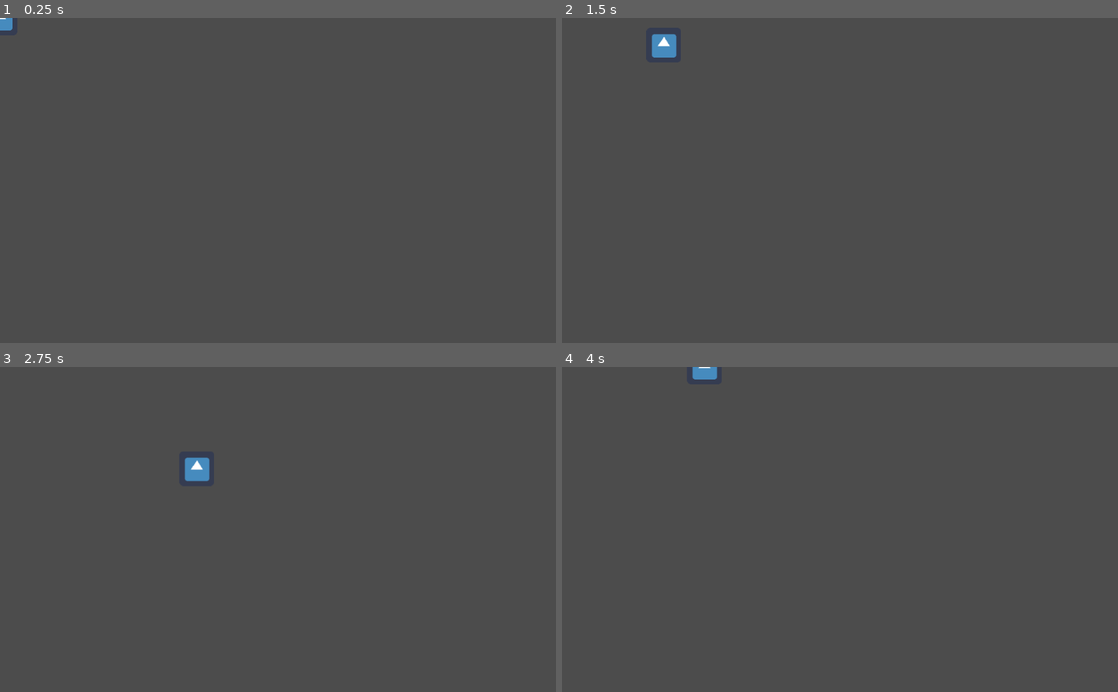
Above: before the commit, frames 1-4 (two rows, left to right).
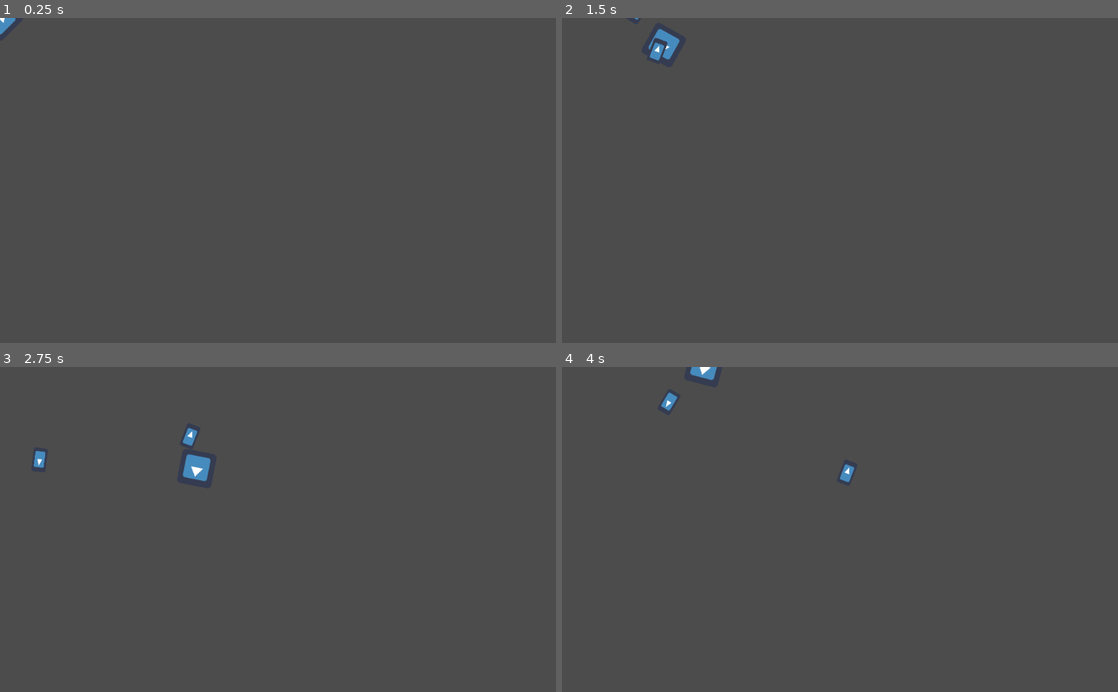
Above: after the commit, the same moments.

Repository: DarkVanityOfLight/Project75
Game: Godot game, scene res://Scenes/Player/Player.tscn
The game is run twice, just before and just after one commit, with the same random seed, the same clock (stepped at 60 frames per second) and the same inputs. The project has no main scene, so this scene is started directly. The engine's default icon, where the game draws it, is replaced by a stand-in: a white triangle on a blue panel in a dark square.
Inputs (mouse positions are in pixels of both pictures, inside the frame that each line leads up to):
- Up to frame 1 (0.25 s): no input
- Up to frame 2 (1.5 s): tap Enter at 0.5 s; move the mouse to (962, 164) at 0.52 s; hold D (walk_right) 0.53-1.28 s; click (962, 164) at 0.6 s; move the mouse to (728, 196) at 1.27 s; hold S (walk_down) from 1.28 s (still down); click (728, 196) at 1.35 s
- Up to frame 3 (2.75 s): move the mouse to (333, 458) at 2.02 s; release S (walk_down) at 2.03 s; hold D (walk_right) from 2.03 s (still down); click (333, 458) at 2.1 s
- Up to frame 4 (4 s): move the mouse to (812, 594) at 2.77 s; release D (walk_right) at 2.78 s; hold W (walk_up) 2.78-3.53 s; click (812, 594) at 2.85 s; move the mouse to (1006, 578) at 3.52 s; hold A (walk_left) from 3.53 s (still down); click (1006, 578) at 3.6 s

The runs differ from the first frame. In frame 1, less than 0.1% of the frame differs, in the area x 0-3%, y 0-6%; in frame 2, 0.2%; in frame 3, 0.3%, in the area x 6-38%, y 18-36%; in frame 4, 0.3%.

Commit message:
feat: Simple shooting

Diff:
--- a/Scenes/Player/Player.gd
+++ b/Scenes/Player/Player.gd
@@ -1,4 +1,6 @@
 extends KinematicBody2D
+
+var Bullet = preload("res://Scenes/Bullet/Bullet.tscn")
 
 var velocity = Vector2()
 var speed = 250
@@ -6,6 +8,10 @@
 func _ready():
 	pass
 
+func shoot():
+	var b = Bullet.instance()
+	get_parent().add_child(b)
+	b.transform = $Muzzle.global_transform
 
 func get_input():
 	velocity = Vector2()
@@ -20,7 +26,10 @@
 
 	velocity = velocity.normalized() * speed
 
+	if Input.is_action_just_pressed("shoot"):
+		shoot()
 
 func _physics_process(delta):
 	get_input()
 	move_and_collide(velocity *  delta)
+	look_at(get_local_mouse_position())
--- a/Scenes/Player/Player.tscn
+++ b/Scenes/Player/Player.tscn
@@ -14,3 +14,6 @@
 
 [node name="CollisionShape2D" type="CollisionShape2D" parent="."]
 shape = SubResource( 1 )
+
+[node name="Muzzle" type="Position2D" parent="."]
+position = Vector2( 39.685, 0 )
--- a/project.godot
+++ b/project.godot
@@ -40,6 +40,11 @@
 "events": [ Object(InputEventKey,"resource_local_to_scene":false,"resource_name":"","device":0,"alt":false,"shift":false,"control":false,"meta":false,"command":false,"pressed":false,"scancode":68,"unicode":0,"echo":false,"script":null)
  ]
 }
+shoot={
+"deadzone": 0.5,
+"events": [ Object(InputEventMouseButton,"resource_local_to_scene":false,"resource_name":"","device":0,"alt":false,"shift":false,"control":false,"meta":false,"command":false,"button_mask":0,"position":Vector2( 0, 0 ),"global_position":Vector2( 0, 0 ),"factor":1.0,"button_index":1,"pressed":false,"doubleclick":false,"script":null)
+ ]
+}
 
 [rendering]
 
